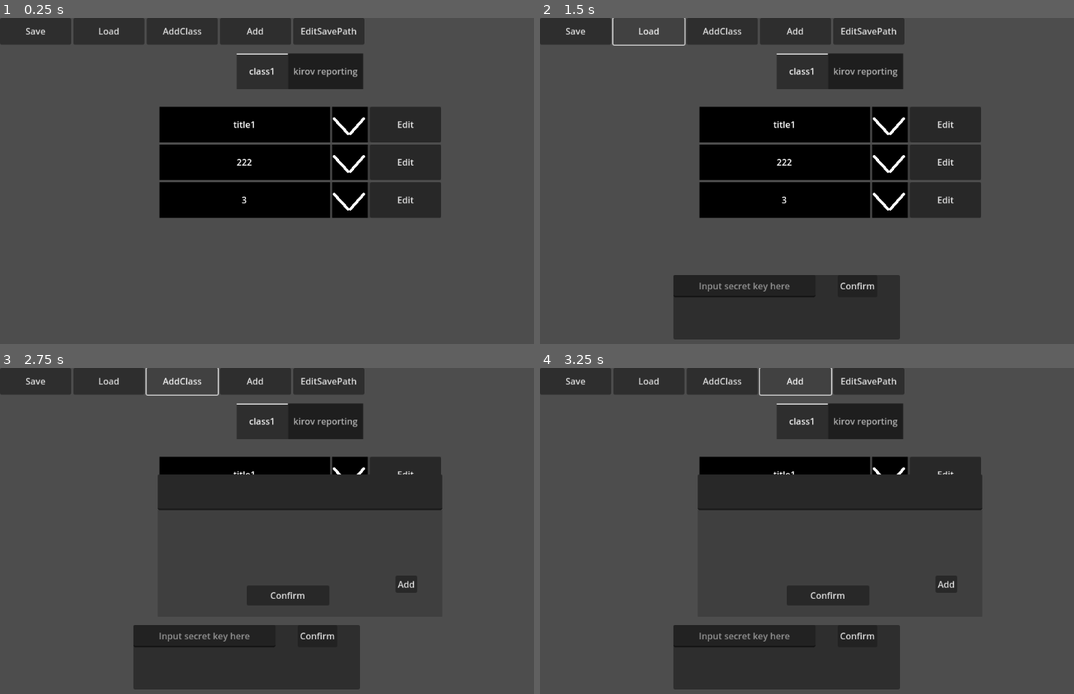
Above: before the commit, frames 1-4 (two rows, left to right).
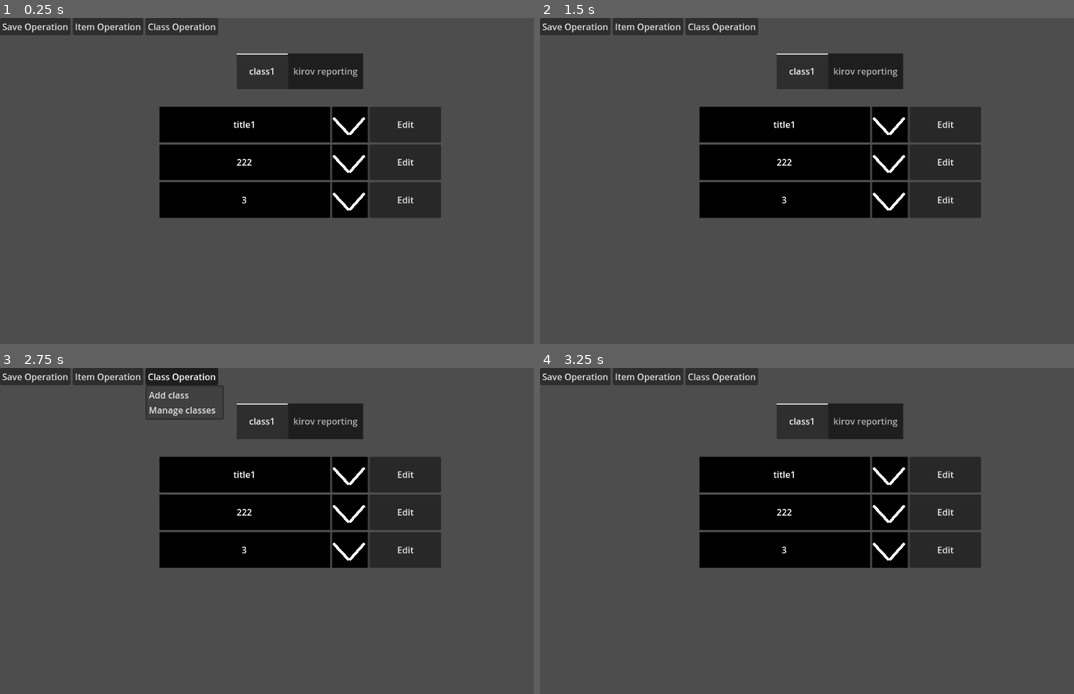
Above: after the commit, the same moments.

Repository: lfoxhlnut/KeyManager
Game: Godot game, scene res://ui/main.tscn
Two runs of this game, one before a commit and one after it. Both use one fixed random seed, a clock stepped at 60 frames per second and the inputs below.
Inputs (mouse positions are in pixels of both pictures, inside the frame that each line leads up to):
- Up to frame 1 (0.25 s): no input
- Up to frame 2 (1.5 s): click (577, 31) at 0.5 s, where only the run before the commit has a clickable "Save"; click (646, 31) at 1.25 s, where only the run before the commit has a clickable "Load"
- Up to frame 3 (2.75 s): click (181, 381) at 2 s, where only the run before the commit has a clickable "AddClass"
- Up to frame 4 (3.25 s): click (796, 381) at 2.75 s, where only the run before the commit has a clickable "Add"

The runs differ from the first frame. In frame 1, 3.7% of the frame differs, in the area x 0-69%, y 0-9%; in frame 2, 12%; in frame 3, 25%, in the area x 0-83%, y 0-99%; in frame 4, 23%.

Commit message:
the second menu refactor completed

Diff:
--- a/script/content.gd
+++ b/script/content.gd
@@ -105,7 +105,7 @@
 
 
 func add_item(data: Data) -> void:
-	var key := title.get_tab_title(title.current_tab)
+	var key := get_title_tab_text(title.current_tab)
 	(data_dict[key] as Array).append(data)
 	_on_title_tab_changed(title.current_tab)
 
--- a/script/main.gd
+++ b/script/main.gd
@@ -3,7 +3,6 @@
 @onready var menu: Menu = $HUD/Menu
 
 # TODO: del class
-# item class 的 min size
 # 添加注释, 或者两者一起(可能比较
 # auto save
 # 属性: 不显示
@@ -25,11 +24,11 @@
 	Global.save_data(content.data_dict, save_key, menu.save_path)
 
 
-func _on_menu_add_pressed(data: Data) -> void:
+func _on_menu_item_add_pressed(data: Data) -> void:
 	if not data.is_empty():
 		content.add_item(data)
 
 
-func _on_menu_add_class_pressed(data: Data) -> void:
+func _on_menu_class_add_pressed(data: Data) -> void:
 	if not data.is_empty():
 		content.add_class(data)
--- a/script/menu.gd
+++ b/script/menu.gd
@@ -1,21 +1,38 @@
 class_name Menu
-extends Control
-# 这个菜单功能太少了, 很简单, 就不用官方组件了吧
+extends MenuBar
 
 signal save_pressed
 signal load_pressed
-signal add_class_pressed(data: Data)
-signal add_pressed(data: Data)
+signal item_add_pressed(data: Data)
+signal item_manage_pressed
+signal class_add_pressed(data: Data)
+signal class_manage_pressed
 
 const EditWindowTscn = preload("res://ui/edit_window.tscn")
 const CONFIG_SECTION_NAME = "menu"
+enum SaveOp {
+	SAVE, LOAD, EDIT_PATH, OPEN_PATH
+}
+const SaveOpText = [
+	"Save",
+	"Load",
+	"Edit save path",
+	"Open save path",
+]
+enum  ItemOp { ADD, MANAGE }
+const ItemOpText = [
+	"Add item",
+	"Manage items",
+]
+enum  ClassOp { ADD, MANAGE }
+const ClassOpText = [
+	"Add class",
+	"Manage classes"
+]
+@onready var save_operation: PopupMenu = $"Save Operation"
+@onready var item_operation: PopupMenu = $"Item Operation"
+@onready var class_operation: PopupMenu = $"Class Operation"
 
-@onready var hbox: HBoxContainer = $HBoxContainer
-@onready var save: Button = $HBoxContainer/Save
-@onready var load_btn: Button = $HBoxContainer/Load
-@onready var add_class: Button = $HBoxContainer/AddClass
-@onready var add: Button = $HBoxContainer/Add
-@onready var edit_save_path: Button = $HBoxContainer/EditSavePath
 @onready var info_input: InfoInput = $InfoInput
 @onready var file_dialog: FileDialog = $FileDialog
 @onready var hud: HUD = $".."
@@ -24,17 +41,23 @@
 
 
 func _ready() -> void:
-	hbox.size = size
-	for i: Control in hbox.get_children():
-		i.custom_minimum_size.x = 128
-
 	@warning_ignore("narrowing_conversion")
 	file_dialog.size.x = 0.75 * size.x
 	@warning_ignore("narrowing_conversion")
 	file_dialog.size.y = 0.4 * size.x	# 这里用的是 size.x, 只能保证 menu 的宽度和屏幕一样
 	file_dialog.position = 0.5 * (Global.WIN_SIZE - (file_dialog.size as Vector2))	# 居中
 
+	set_popup_menu_item_text()
 	load_config()
+
+
+func set_popup_menu_item_text() -> void:
+	for i: String in SaveOpText:
+		save_operation.add_item(i)
+	for i: String in ItemOpText:
+		item_operation.add_item(i)
+	for i: String in ClassOpText:
+		class_operation.add_item(i)
 
 
 func load_config() -> void:
@@ -53,7 +76,6 @@
 
 
 func _on_edit_save_path_pressed() -> void:
-	#info_input.placeholder_text = "Input new save path here(Leave blink as default: %s)" % [ProjectSettings.globalize_path(Global.DEFAULT_SAVE_PATH)]
 	file_dialog.current_dir = ProjectSettings.globalize_path(save_path)
 	file_dialog.show()
 	var s: String = await file_dialog.dir_selected
@@ -61,22 +83,6 @@
 		save_path = s
 	print_debug("save path selected: ", save_path)
 	file_dialog.hide()
-
-
-func _on_save_pressed() -> void:
-	save_pressed.emit()
-
-
-func _on_load_pressed() -> void:
-	load_pressed.emit()
-
-
-func _on_add_class_pressed() -> void:
-	add_class_pressed.emit(await get_data_from_ew())
-
-
-func _on_add_pressed() -> void:
-	add_pressed.emit(await get_data_from_ew())
 
 
 func get_data_from_ew() -> Data:
@@ -106,3 +112,37 @@
 	# TODO: 重置 info input 的输入信息
 	hud.exclusive_mouse = false
 	return save_key
+
+
+func _on_save_operation_index_pressed(index: int) -> void:
+	match index:
+		SaveOp.SAVE:
+			save_pressed.emit()
+		SaveOp.LOAD:
+			load_pressed.emit()
+		SaveOp.EDIT_PATH:
+			_on_edit_save_path_pressed()
+		SaveOp.OPEN_PATH:
+			print_debug("OPEN_PATH")
+		_:
+			print_debug("unexpected index: ", index)
+
+
+func _on_item_operation_index_pressed(index: int) -> void:
+	match index:
+		ItemOp.ADD:
+			item_add_pressed.emit(await get_data_from_ew())
+		ItemOp.MANAGE:
+			item_manage_pressed.emit()
+		_:
+			print_debug("unexpected index: ", index)
+
+
+func _on_class_operation_index_pressed(index: int) -> void:
+	match index:
+		ClassOp.ADD:
+			class_add_pressed.emit(await get_data_from_ew())
+		ClassOp.MANAGE:
+			class_manage_pressed.emit()
+		_:
+			print_debug("unexpected index: ", index)
--- a/ui/main.tscn
+++ b/ui/main.tscn
@@ -43,44 +43,18 @@
 
 [node name="HUD" parent="." instance=ExtResource("3_tn6l6")]
 
-[node name="Menu" type="Control" parent="HUD"]
-layout_mode = 3
+[node name="Menu" type="MenuBar" parent="HUD"]
 anchors_preset = 10
 anchor_right = 1.0
 offset_bottom = 48.0
 grow_horizontal = 2
 script = ExtResource("3_rt524")
 
-[node name="HBoxContainer" type="HBoxContainer" parent="HUD/Menu"]
-layout_mode = 2
-offset_right = 422.0
-offset_bottom = 31.0
+[node name="Save Operation" type="PopupMenu" parent="HUD/Menu"]
 
-[node name="Save" type="Button" parent="HUD/Menu/HBoxContainer"]
-layout_mode = 2
-text = "Save"
-metadata/_edit_use_anchors_ = true
+[node name="Item Operation" type="PopupMenu" parent="HUD/Menu"]
 
-[node name="Load" type="Button" parent="HUD/Menu/HBoxContainer"]
-layout_mode = 2
-text = "Load
-"
-metadata/_edit_use_anchors_ = true
-
-[node name="AddClass" type="Button" parent="HUD/Menu/HBoxContainer"]
-layout_mode = 2
-text = "AddClass"
-metadata/_edit_use_anchors_ = true
-
-[node name="Add" type="Button" parent="HUD/Menu/HBoxContainer"]
-custom_minimum_size = Vector2(128, 0)
-layout_mode = 2
-text = "Add"
-metadata/_edit_use_anchors_ = true
-
-[node name="EditSavePath" type="Button" parent="HUD/Menu/HBoxContainer"]
-layout_mode = 2
-text = "EditSavePath"
+[node name="Class Operation" type="PopupMenu" parent="HUD/Menu"]
 
 [node name="InfoInput" parent="HUD/Menu" instance=ExtResource("4_e5pcr")]
 visible = false
@@ -99,12 +73,10 @@
 
 [connection signal="resized" from="Content/Title" to="Content" method="_on_title_resized"]
 [connection signal="tab_changed" from="Content/Title" to="Content" method="_on_title_tab_changed"]
-[connection signal="add_class_pressed" from="HUD/Menu" to="." method="_on_menu_add_class_pressed"]
-[connection signal="add_pressed" from="HUD/Menu" to="." method="_on_menu_add_pressed"]
+[connection signal="class_add_pressed" from="HUD/Menu" to="." method="_on_menu_class_add_pressed"]
+[connection signal="item_add_pressed" from="HUD/Menu" to="." method="_on_menu_item_add_pressed"]
 [connection signal="load_pressed" from="HUD/Menu" to="." method="_on_menu_load_pressed"]
 [connection signal="save_pressed" from="HUD/Menu" to="." method="_on_menu_save_pressed"]
-[connection signal="pressed" from="HUD/Menu/HBoxContainer/Save" to="HUD/Menu" method="_on_save_pressed"]
-[connection signal="pressed" from="HUD/Menu/HBoxContainer/Load" to="HUD/Menu" method="_on_load_pressed"]
-[connection signal="pressed" from="HUD/Menu/HBoxContainer/AddClass" to="HUD/Menu" method="_on_add_class_pressed"]
-[connection signal="pressed" from="HUD/Menu/HBoxContainer/Add" to="HUD/Menu" method="_on_add_pressed"]
-[connection signal="pressed" from="HUD/Menu/HBoxContainer/EditSavePath" to="HUD/Menu" method="_on_edit_save_path_pressed"]
+[connection signal="index_pressed" from="HUD/Menu/Save Operation" to="HUD/Menu" method="_on_save_operation_index_pressed"]
+[connection signal="index_pressed" from="HUD/Menu/Item Operation" to="HUD/Menu" method="_on_item_operation_index_pressed"]
+[connection signal="index_pressed" from="HUD/Menu/Class Operation" to="HUD/Menu" method="_on_class_operation_index_pressed"]
